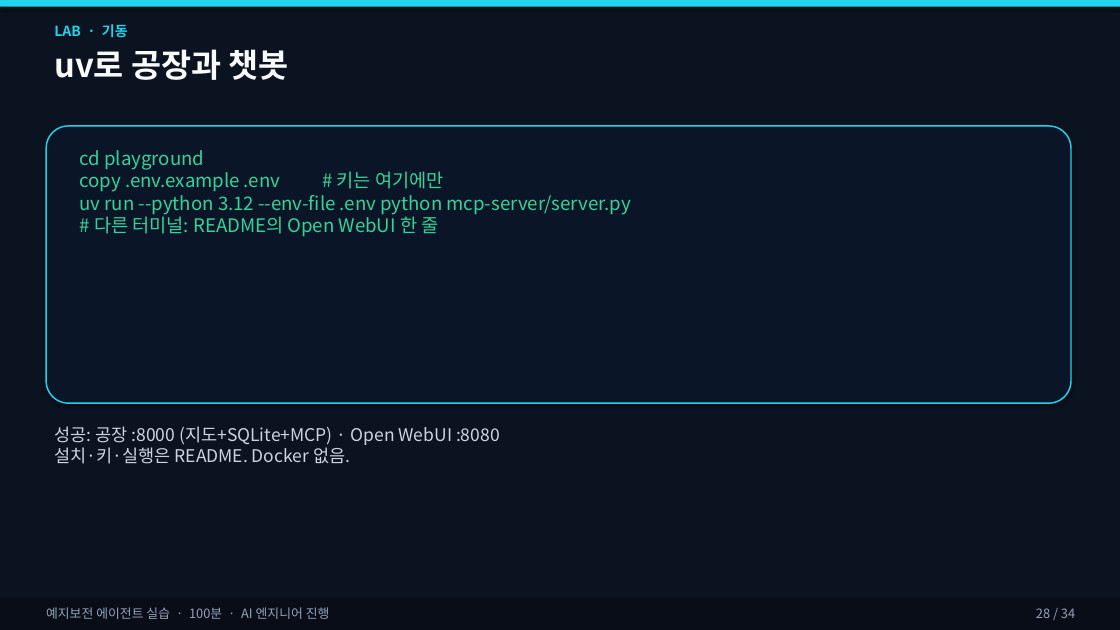
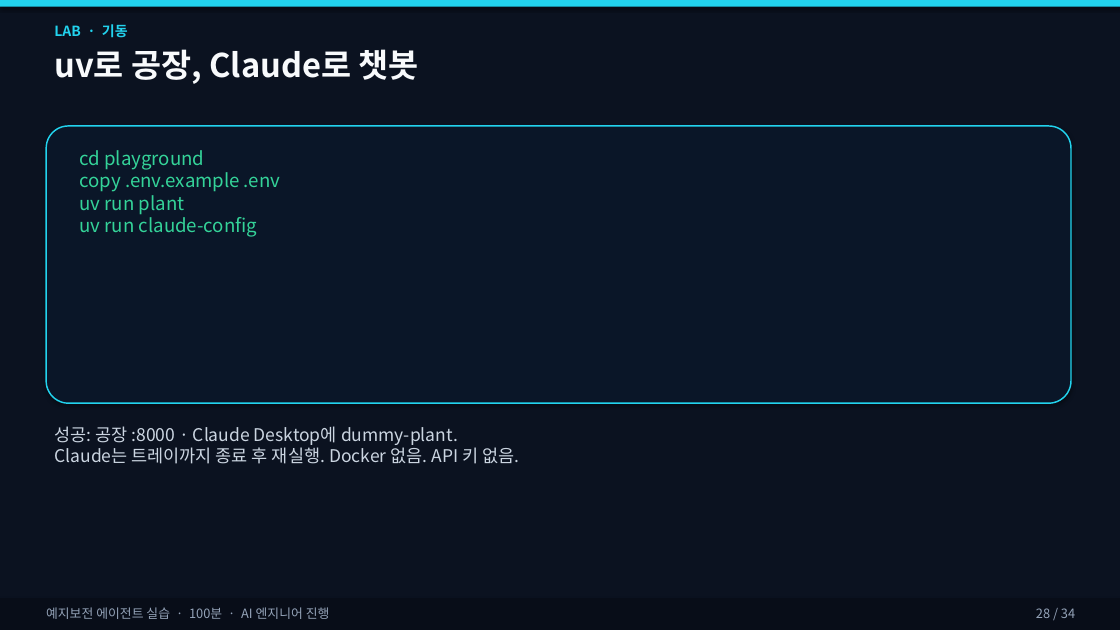
Before and after one commit to ZeroAct/sensor-agent-tutorial, a slide deck: slide 28 of slides/예지보전_에이전트_실습.pptx. Drawn at 1120x630 pixels with LibreOffice and Linux fonts; fonts in the diff are those of the drawing. Boxes give left, top, right and bottom in pixels: in the first picture for what was removed or moved away, otherwise in the second. Text is boxed around its words. In the diff, an @@ line names an element or a change of style, - is before the commit and + after.

```diff
--- a/slides/예지보전_에이전트_실습.pptx
+++ b/slides/예지보전_에이전트_실습.pptx
@@ text at (54,49,419,84): text changed @@
-uv로 공장과 챗봇
+uv로 공장, Claude로 챗봇
@@ text at (80,150,280,237): text changed @@
-cd playground
-copy .env.example .env # 키는 여기에만
-uv run --python 3.12 --env-file .env python mcp-server/server.py
-# 다른 터미널: README의 Open WebUI 한 줄
+cd playground
+copy .env.example .env
+uv run plant
+uv run claude-config
@@ text at (54,426,519,464): text changed @@
-성공: 공장 :8000 (지도+SQLite+MCP) · Open WebUI :8080
-설치·키·실행은 README. Docker 없음.
+성공: 공장 :8000 · Claude Desktop에 dummy-plant.
+Claude는 트레이까지 종료 후 재실행. Docker 없음. API 키 없음.
```
Also in this commit, not shown: 10 other slides changed, 14 other files.
